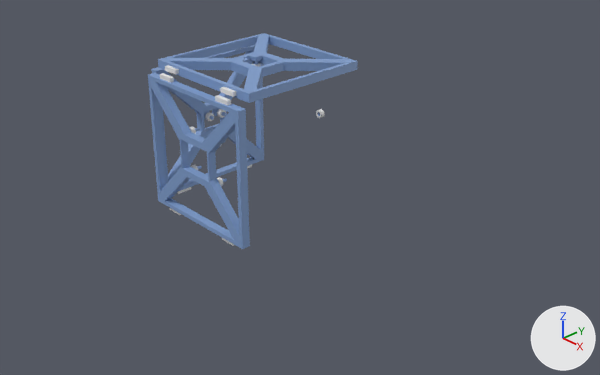
Before and after pictures for a commit that changed the Blender file hardware/weather_station_frame.blend.
The view is the same before and after, from a camera (50 mm lens) standing at (0.348, -0.294, 0.248) and looking at (0.024, 0.011, 0.032). The axes (+X, +Y, +Z) are drawn at lower right. The lights are the same throughout. The first picture is the older version. The same objects are shown in both versions, whatever each file hides.

In view in the first picture: 'BH1750Wall.001', 'BHFixer2', 'BMP280Wall.001', 'DisplayFixer2', 'DisplayFixer3', 'DisplayFixer4', 'DisplayWall.001', 'EHTFixer' and 2 more.
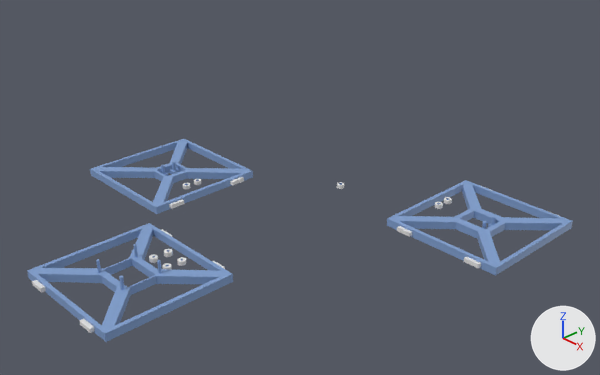
Where the newer file only moved an object's origin or applied its transform, the numbers keep the older frame.

The change in detail:
Object 'DisplayFixer1' (ob_displayfixer1) moves from (0.0117, -0.04, 0.0719) to (0.0066, -0.065, 0.0049).
Object 'DisplayFixer2' (ob_displayfixer2) moves from (0.0117, -0.04, 0.0481) to (0.0066, -0.075, 0.0051).
Object 'DisplayFixer3' (ob_displayfixer3) moves from (-0.0117, -0.04, 0.0719) to (-0.0066, -0.065, 0.0049).
Object 'DisplayFixer3' (ob_displayfixer3) turns from (90, 0, 0) to (180, 0, 0) degrees about x, y and z.
Object 'DisplayFixer4' (ob_displayfixer4) moves from (-0.0117, -0.04, 0.0481) to (-0.0066, -0.075, 0.0051).
Object 'EHTFixer' (ob_ehtfixer) moves from (0.0096, 0.041, 0.0672) to (-0.0004, 0.071, 0.0052).
Object 'BHFixer1' (ob_bhfixer1) moves from (-0.0067, -0.0047, 0.1015) to (0.0633, 0.0953, 0.0055).
Object 'BHFixer2' (ob_bhfixer2) moves from (-0.0067, 0.0047, 0.1015) to (0.0633, 0.1047, 0.0055).
Object 'BMP280Wall.001' (ob_bmp280wall_001) moves from (-0.045, 0.0, 0.06) to (-0.095, 0.0, 0.005).
Object 'BMP280Wall.001' (ob_bmp280wall_001) turns from (0, 0, 0) to (0, -90, 0) degrees about x, y and z.
Object 'DisplayWall.001' (ob_displaywall_001) moves from (0.0, -0.045, 0.06) to (0.0, -0.095, 0.005).
Object 'DisplayWall.001' (ob_displaywall_001) turns from (0, 0, 0) to (90, 0, 0) degrees about x, y and z.
Object 'BH1750Wall.001' (ob_bh1750wall_001) moves from (0.0, 0.0, 0.105) to (0.095, 0.095, 0.005).
Object 'BH1750Wall.001' (ob_bh1750wall_001) turns from (0, 0, 0) to (0, 180, 0) degrees about x, y and z.

Changed parts and their boxes [x1, y1, x2, y2] in the pictures (600 x 375 px):
'DisplayWall.001', moved, turned: before [148, 73, 250, 249]; after [27, 223, 233, 342]
'BH1750Wall.001', moved, turned: before [158, 33, 358, 103]; after [387, 180, 573, 276]
'BMP280Wall.001', moved, turned: before [151, 45, 264, 194]; after [90, 139, 253, 214]
'EHTFixer', moved: before [316, 109, 325, 118]; after [337, 182, 344, 189]
'DisplayFixer3', moved, turned: before [189, 126, 196, 134]; after [164, 249, 173, 257]
'DisplayFixer2', moved: before [217, 177, 223, 186]; after [163, 263, 172, 270]
'DisplayFixer4', moved: before [190, 165, 198, 170]; after [149, 254, 158, 263]
'DisplayFixer1', moved (not visible before): after [177, 257, 186, 266]
'BHFixer2', moved: before [252, 63, 261, 67]; after [444, 197, 452, 204]
'BHFixer1', moved (not visible before): after [435, 202, 443, 209]
